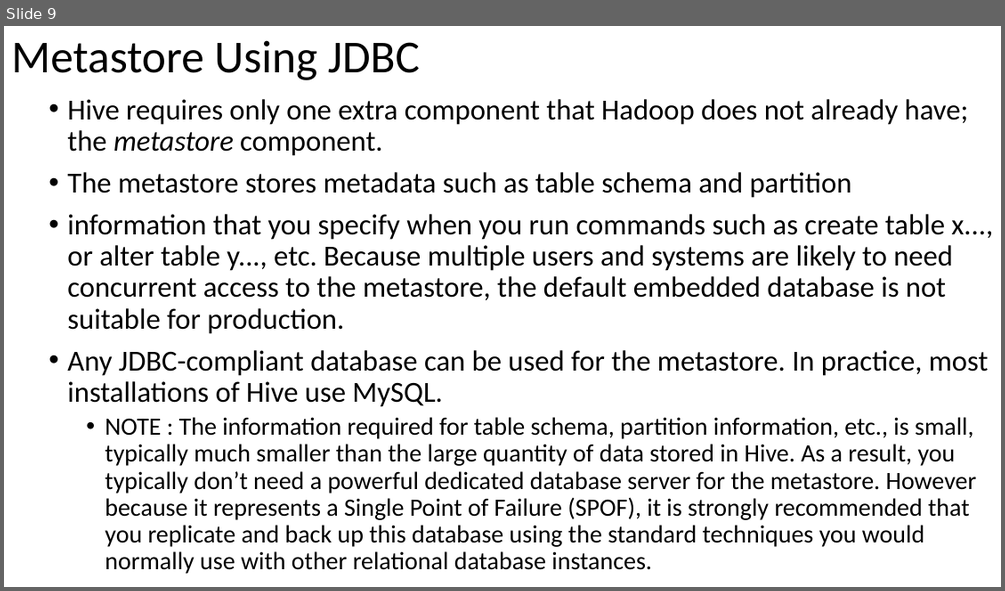
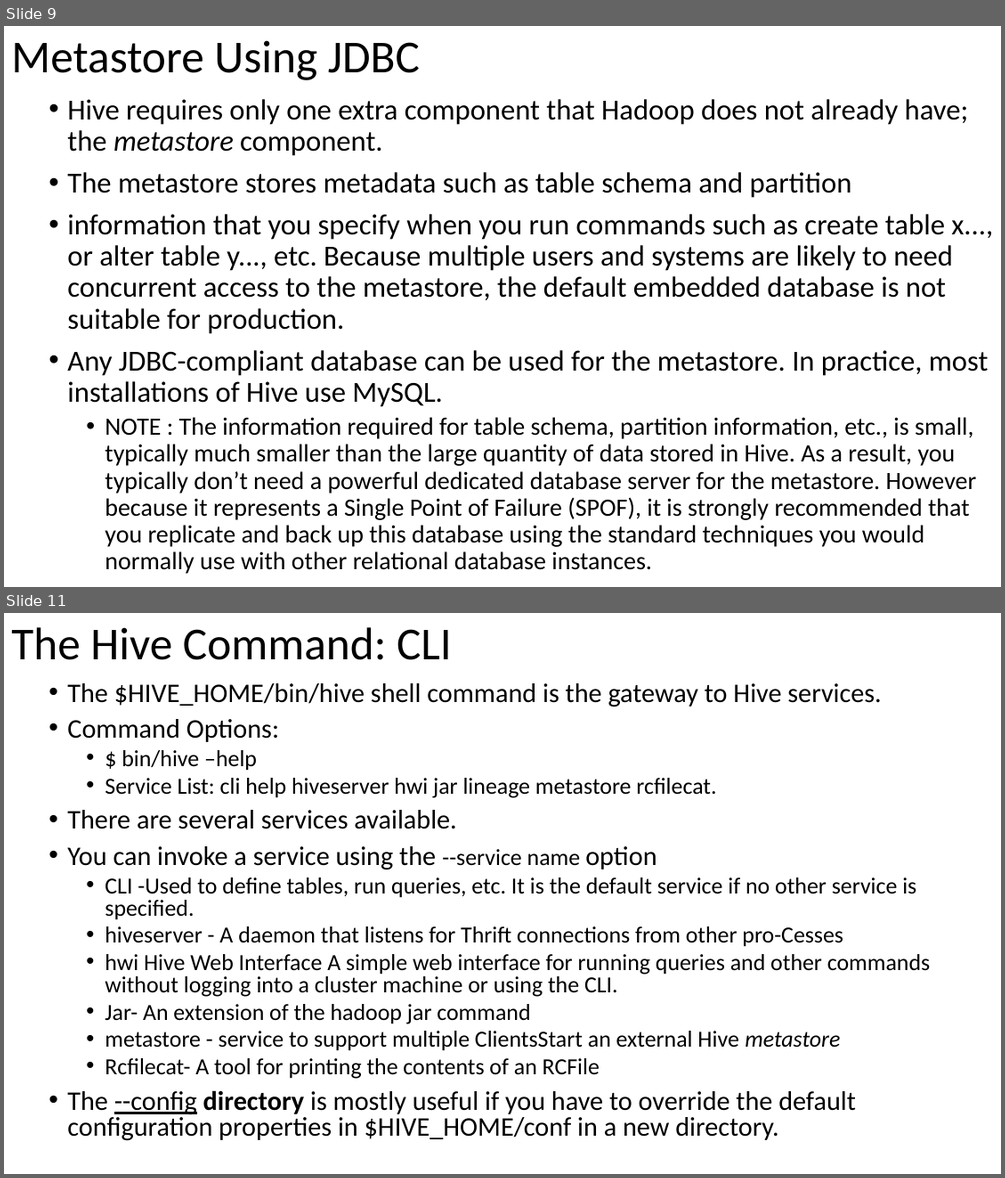
Before and after one commit to email2dorababu/SCALA_Reading, a slide deck: Hive_Def_Guide_mar_2016/Hive_programming_Hive_part1.pptx. Shown one above the other, each under a label of ours: slide 9 before the commit, slides 9 and 11 after it; the slides between them are not shown. The pictures are 1005x591 and 1005x1178 pixels, drawn with LibreOffice and Linux fonts; fonts in the diff are those of the drawing. Boxes give left, top, right and bottom in pixels: in the first picture for what was removed or moved away, otherwise in the second. Text is boxed around its words. In the diff, an @@ line names an element or a change of style, - is before the commit and + after.

```diff
--- a/Hive_Def_Guide_mar_2016/Hive_programming_Hive_part1.pptx
+++ b/Hive_Def_Guide_mar_2016/Hive_programming_Hive_part1.pptx
@@ slide 11 added at [4, 613, 1001, 1174], background #FFFFFF @@
@@ title added at [11, 627, 452, 660], 44 pt, text #000000 @@
+The Hive Command: CLI
@@ text added at [67, 683, 930, 1141], 22.2 pt, text #000000 @@
+• The $HIVE_HOME/bin/hive shell command is the gateway to Hive services.
+• Command Options:
+  • $ bin/hive –help
+  • Service List: cli help hiveserver hwi jar lineage metastore rcfilecat.
+• There are several services available.
+• You can invoke a service using the --service name option
+  • CLI -Used to define tables, run queries, etc. It is the default service if no other service is specified.
+  • hiveserver - A daemon that listens for Thrift connections from other pro-Cesses
+  • hwi Hive Web Interface A simple web interface for running queries and other commands without logging into a cluster machine or using the CLI.
+  • Jar- An extension of the hadoop jar command
+  • metastore - service to support multiple ClientsStart an external Hive metastore
+  • Rcfilecat- A tool for printing the contents of an RCFile
+• The --config directory is mostly useful if you have to override the default configuration properties in $HIVE_HOME/conf in a new directory.
```
Also in this commit, not shown: 1 slide changed, 6 other slides added, 1 other file.
